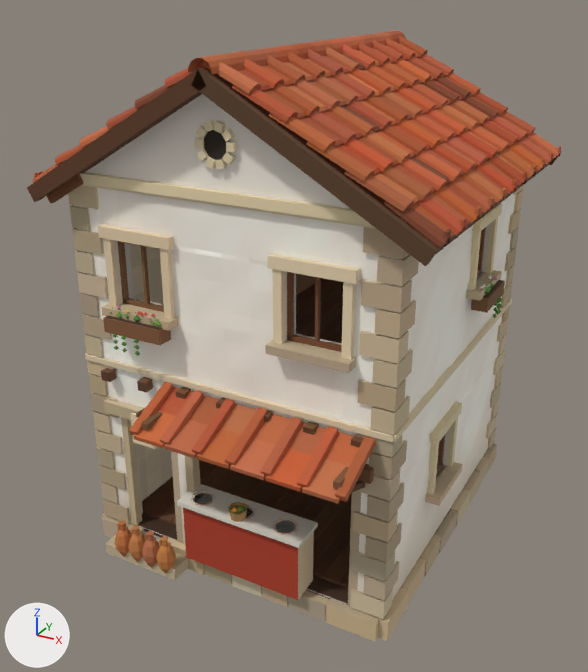
One commit to the glTF model godot/assets/kit/houses/shop_oilshop.glb: the scene before it, then after it.
One viewpoint serves both versions: a 50 mm camera at (4.14, -8.06, 6.21) aimed at (-0.05, -0.44, 2.4). Lighting does not change. The marker at lower left points along +X, +Y and +Z. The picture after the commit comes second. Vertices at exactly the same position are counted once.

Names of what the first picture shows: 'House', 'Rooms', 'Walls'.
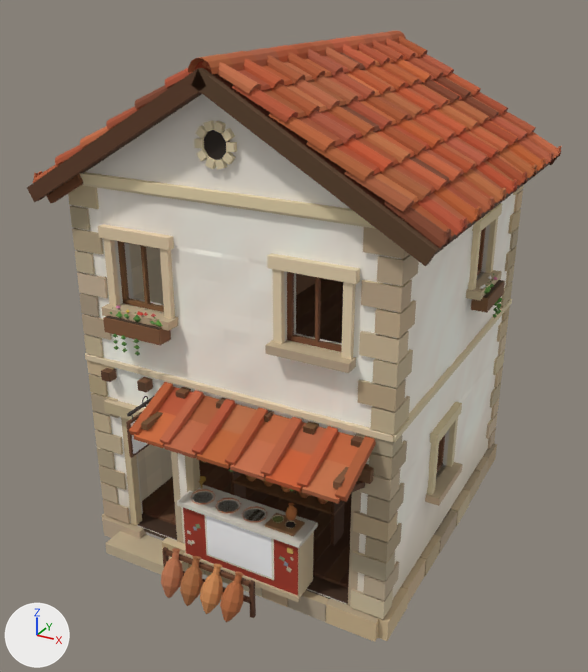
Pixel boxes (x1, y1, x2, y2) of what changed, in the pictures (588 x 672 px):
part 1 of me_house, added: after (183, 552, 300, 602)
part 2 of me_house, added: after (204, 515, 274, 580)
part 3 of me_house, rebuilt: before (191, 491, 215, 506); after (195, 492, 212, 503)
part 4 of me_house, deleted: before (115, 413, 298, 573)
part 5 of me_house, built on: before (195, 493, 255, 519); after (126, 395, 344, 622)
part 6 of me_house, recoloured: before (184, 514, 298, 600); after (184, 490, 298, 595)

Patch to the scene script:
```diff
--- a/godot/assets/kit/houses/shop_oilshop.glb.py
+++ b/godot/assets/kit/houses/shop_oilshop.glb.py
@@ mat_civwood @@
+mat_civwood = bpy.data.materials.new('CivWood')
+# uses the picture img_civ_white
@@ mat_civsign @@
+mat_civsign = bpy.data.materials.new('CivSign')
+# uses the picture img_civ_white
@@ me_house @@
 # used by ob_house; location = (0.0, 0.0, 0.0)
-me_house.from_pydata(...)  # 6843 vertices, 9289 faces; spans x -2.22..2.22, y -2.63..2.2, z -0.02..5.61
+me_house.from_pydata(...)  # 8959 vertices, 13076 faces; spans x -2.22..2.22, y -2.63..2.2, z -0.02..5.61
+# me_house part 1: a new loose piece, a box spanning x -0.52..0.952, y -2.17..-2.13, z 0.24..0.3, in mat_civkit
+# me_house part 2: a new loose piece, a box spanning x -0.214..0.646, y -2.145..-2.139, z 0.3834..0.9734, in mat_civkit
+# me_house part 3: the loose piece of 20 vertices spanning x -0.45..-0.19, y -2.13..-1.89, z 0.99..1.02 is rebuilt with 20 vertices and now spans x -0.44..-0.22, y -2.09..-1.89, z 0.99..1.01
+# me_house part 4: 13 loose pieces with 389 vertices, spanning x -1.41..0.84, y -2.43..-1.89, z 0.0..2.09, are deleted
+# me_house part 5: 24 vertices moved from x -0.43..0.31, y -2.11..-1.91, z 0.99..1.01 to x -0.47..0.13, y -2.12..-1.86, z 0.99..1.02; 34 vertices removed from x -0.43..0.33, y -2.13..-1.89, z 0.99..1.02; 2346 vertices added at x -0.81..1.45, y -2.61..-0.96, z 0.0..2.29
+# me_house part 6: 20 kept faces spanning x -0.5..0.93, y -2.14..-1.86, z 0.24..1.02 get new vertex colours; the middle colour goes from brown #3a2a1a to orange #c77c4b
+# other edits to the shape of me_house do not show in these pictures
 me_house.materials.append(mat_civkit)
+me_house.materials.append(mat_civwood)
+me_house.materials.append(mat_civsign)
```
